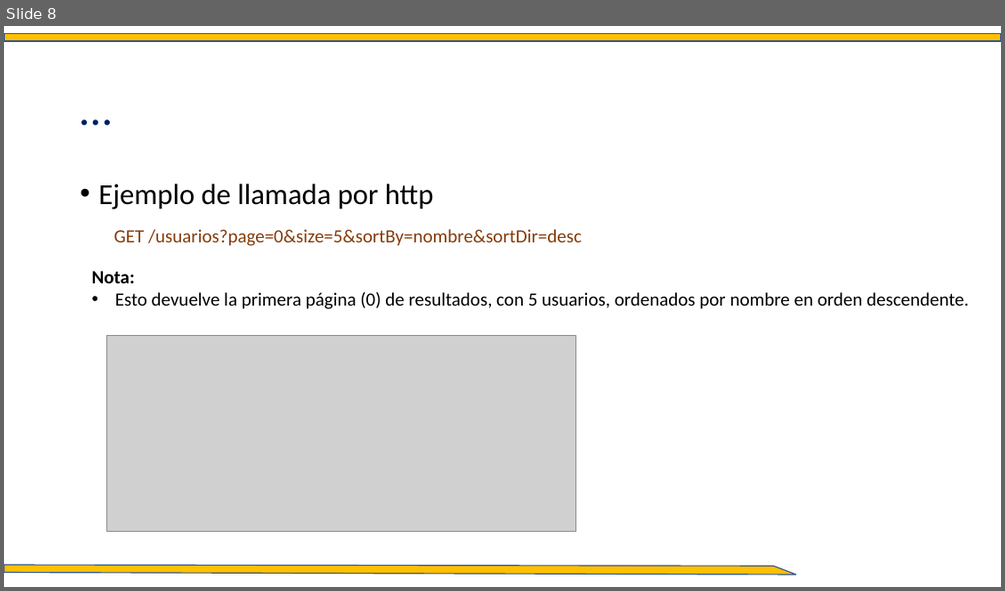
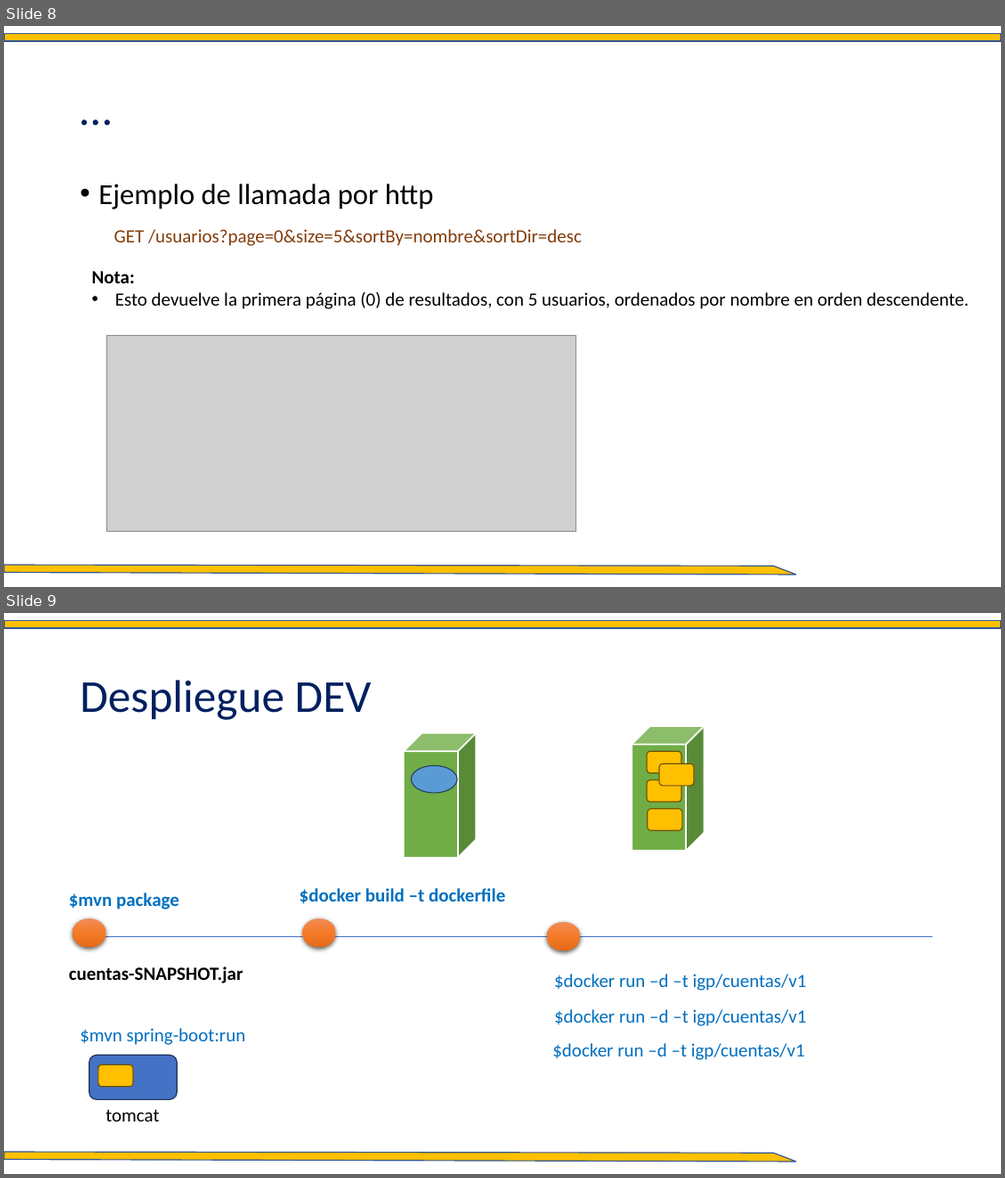
Before and after one commit to carloscarreno/microservicios-basico, a slide deck: presentaciones/Modulo 5.Repositorios con JPA.pptx. Shown one above the other, each under a label of ours: slide 8 before the commit, slides 8 and 9 after it. The pictures are 1005x591 and 1005x1178 pixels, drawn with LibreOffice and Linux fonts; fonts in the diff are those of the drawing; grey boxes stand for pictures; background and template pictures are left out. Boxes give left, top, right and bottom in pixels: in the first picture for what was removed or moved away, otherwise in the second. Text is boxed around its words. In the diff, an @@ line names an element or a change of style, - is before the commit and + after.

```diff
--- a/presentaciones/Modulo 5.Repositorios con JPA.pptx
+++ b/presentaciones/Modulo 5.Repositorios con JPA.pptx
@@ slide 9 added at (4, 613, 1001, 1174), background #FFFFFF; not listed: 2 template elements that a slide beside it also shows @@
@@ title added at (80, 680, 372, 720), 44 pt, text #002060 @@
+Despliegue DEV
@@ cube added at (404, 733, 476, 858), fill #70AD47, outline #FFFFFF 1.5 pt @@
@@ cube added at (631, 726, 704, 850), fill #70AD47, outline #FFFFFF 1.5 pt @@
@@ ellipse added at (411, 765, 457, 793), fill #5B9BD5, outline #28445D 1 pt @@
@@ rounded rectangle added at (647, 751, 681, 773), fill #FFC000, outline #705400 1 pt @@
@@ rounded rectangle added at (659, 764, 694, 786), fill #FFC000, outline #705400 1 pt @@
@@ rounded rectangle added at (647, 779, 681, 802), fill #FFC000, outline #705400 1 pt @@
@@ rounded rectangle added at (647, 809, 682, 831), fill #FFC000, outline #705400 1 pt @@
@@ text added at (69, 892, 179, 909), 18 pt, text #0070C0, bold @@
+$mvn package
@@ text added at (299, 888, 505, 904), 18 pt, text #0070C0, bold @@
+$docker build –t dockerfile
@@ ellipse added at (73, 919, 105, 948), fill gradient #F18C57 to #F67B28 to #E56C19 @@
@@ ellipse added at (302, 919, 335, 948), fill gradient #F18C57 to #F67B28 to #E56C19 @@
@@ ellipse added at (547, 922, 580, 950), fill gradient #F18C57 to #F67B28 to #E56C19 @@
@@ line added from (73, 936) to (933, 936), #4472C4 0.5 pt @@
@@ text added at (69, 966, 243, 983), 18 pt, text #000000, bold @@
+cuentas-SNAPSHOT.jar
@@ text added at (554, 973, 807, 990), 18 pt, text #0070C0 @@
+$docker run –d –t igp/cuentas/v1
@@ text added at (554, 1009, 807, 1026), 18 pt, text #0070C0 @@
+$docker run –d –t igp/cuentas/v1
@@ text added at (80, 1028, 246, 1045), 18 pt, text #0070C0 @@
+$mvn spring-boot:run
@@ rounded rectangle added at (89, 1055, 177, 1100), fill #4472C4, outline #1E3256 1 pt @@
@@ rounded rectangle added at (98, 1064, 133, 1086), fill #FFC000, outline #705400 1 pt @@
@@ text added at (552, 1043, 805, 1060), 18 pt, text #0070C0 @@
+$docker run –d –t igp/cuentas/v1
@@ text added at (105, 1109, 159, 1121), 18 pt, text #000000 @@
+tomcat
```
Also in this commit, not shown: 1 other slide added, 5 other files.
